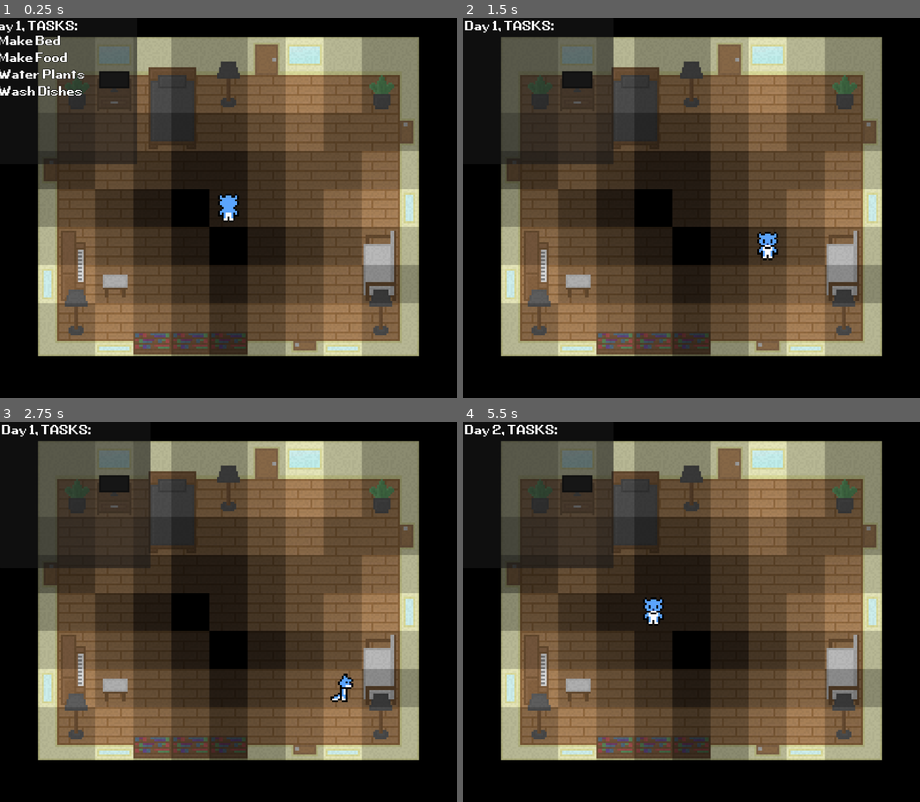
Above: before the commit, frames 1-4 (two rows, left to right).
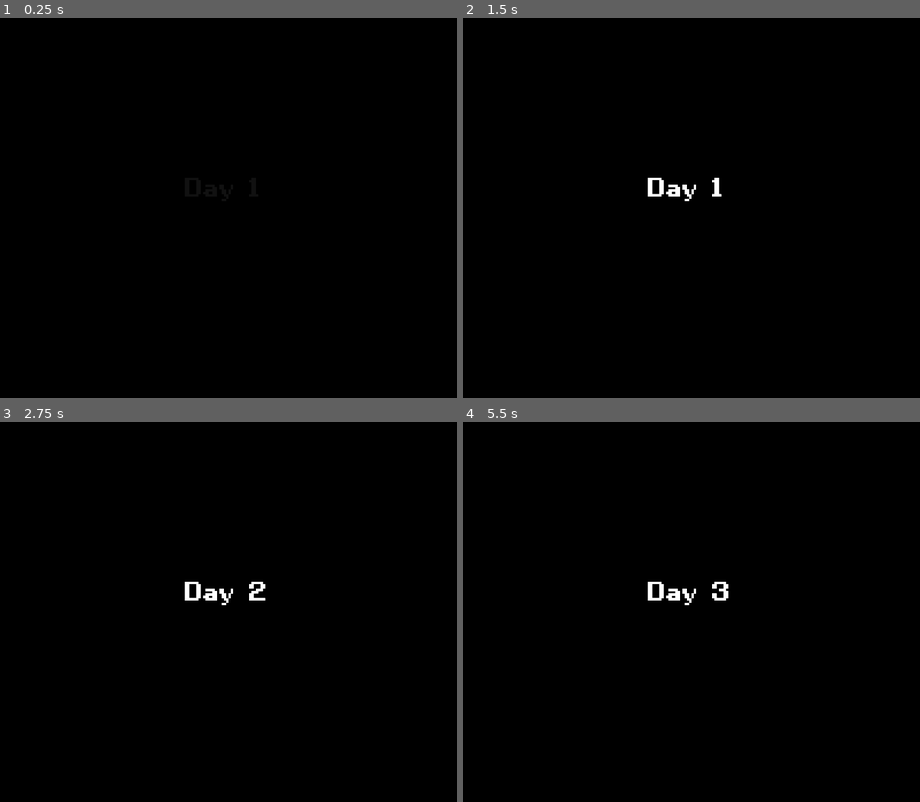
Above: after the commit, the same moments.

Repository: Furryous-Games/Practice-Run---Nyctophobia
Game: Godot game, scene res://scenes/main.tscn
Two runs of this game, one before a commit and one after it. Both use one fixed random seed, a clock stepped at 60 frames per second and the inputs below.
Inputs:
- Up to frame 1 (0.25 s): no input
- Up to frame 2 (1.5 s): hold Right (move_right) 0.53-1.28 s; hold Backspace (Interact2) 0.53-1.28 s; tap E (interact) at 0.8, 1.35 s; hold Down (move_down) from 1.28 s (still down)
- Up to frame 3 (2.75 s): tap Tab (toggle_task_list) at 1.55 s; release Down (move_down) at 2.03 s; hold Right (move_right) from 2.03 s (still down); hold Tab (toggle_task_list) from 2.03 s (still down); tap Backspace (Interact2) at 2.3 s
- Up to frame 4 (5.5 s): release Right (move_right) at 2.78 s; release Tab (toggle_task_list) at 2.78 s; hold Up (move_up) 2.78-3.53 s; tap Backspace (Interact2) at 2.85, 4.55 s; tap E (interact) at 3.05, 5.3 s; tap Enter at 3.5 s; hold E (interact) 3.53-4.28 s; hold Left (move_left) 3.53-5.03 s; tap Tab (toggle_task_list) at 3.8, 4.35 s; tap Space at 5 s; hold Down (move_down) from 5.03 s (still down); hold Backspace (Interact2) from 5.03 s (still down)

The runs differ from the first frame. In frame 1, 69% of the frame differs, in the area x 0-92%, y 0-90%; in frame 2, 68%; in frame 3, 68%; in frame 4, 69%.

Commit message:
Developed the basis for day transitions
- Added fade in and out before and after each day, and text signifying the next day.
- Added basic object interaction for bookshelves, plants, countertops, and sinks

Diff:
--- a/Nyctophobia Game/scenes/main.tscn
+++ b/Nyctophobia Game/scenes/main.tscn
@@ -158,6 +158,13 @@
 tile_size = Vector2i(20, 20)
 sources/0 = SubResource("TileSetAtlasSource_qgukd")
 
+[sub_resource type="StyleBoxFlat" id="StyleBoxFlat_o6xl0"]
+bg_color = Color(0.0846899, 0.0846899, 0.0846899, 0.862745)
+border_width_right = 6
+border_width_bottom = 6
+border_color = Color(0.359069, 0.359069, 0.359069, 0.901961)
+corner_detail = 1
+
 [node name="Main" type="Node2D"]
 script = ExtResource("1_tefeu")
 
@@ -180,35 +187,60 @@
 script = ExtResource("5_choun")
 
 [node name="Player" parent="." instance=ExtResource("6_ya4ey")]
-position = Vector2(-32, 0)
 
 [node name="Camera" type="Camera2D" parent="."]
 position = Vector2(110, 90)
 
+[node name="SequenceTimer" type="Timer" parent="."]
+one_shot = true
+
 [node name="UI" type="CanvasLayer" parent="."]
 
 [node name="TaskPanel" type="Panel" parent="UI"]
 offset_left = -100.0
-offset_right = 427.0
-offset_bottom = 513.0
-scale = Vector2(0.15, 0.15)
+offset_right = 429.0
+offset_bottom = 318.0
+scale = Vector2(0.17, 0.17)
+theme_override_styles/panel = SubResource("StyleBoxFlat_o6xl0")
 
 [node name="Heading" type="Label" parent="UI/TaskPanel"]
 layout_mode = 2
-offset_left = 7.0
-offset_right = 527.0
-offset_bottom = 56.0
+offset_left = 12.0
+offset_top = 6.0
+offset_right = 526.0
+offset_bottom = 62.0
 label_settings = ExtResource("7_o6xl0")
 
-[node name="List" type="VBoxContainer" parent="UI/TaskPanel"]
+[node name="TaskListDisplay" type="VBoxContainer" parent="UI/TaskPanel"]
 layout_mode = 2
-offset_left = 7.0
-offset_top = 53.0
-offset_right = 527.0
-offset_bottom = 513.0
+offset_left = 12.0
+offset_top = 71.0
+offset_right = 529.0
+offset_bottom = 294.0
 
 [node name="AutoToggle" type="Timer" parent="UI"]
-wait_time = 5.0
+wait_time = 4.0
 one_shot = true
 
+[node name="UpdateTaskList" type="Timer" parent="UI"]
+wait_time = 0.7
+one_shot = true
+
+[node name="ScreenFade" type="ColorRect" parent="UI"]
+offset_right = 250.0
+offset_bottom = 200.0
+color = Color(0, 0, 0, 1)
+
+[node name="Day" type="Label" parent="UI/ScreenFade"]
+self_modulate = Color(1, 1, 1, 0)
+layout_mode = 0
+offset_left = 97.0
+offset_top = 81.0
+offset_right = 194.0
+offset_bottom = 137.0
+scale = Vector2(0.3, 0.3)
+label_settings = ExtResource("7_o6xl0")
+
+[connection signal="timeout" from="SequenceTimer" to="." method="_on_sequence_timeout"]
 [connection signal="timeout" from="UI/AutoToggle" to="." method="_on_auto_toggle_timeout"]
+[connection signal="timeout" from="UI/UpdateTaskList" to="." method="_on_update_task_list_timeout"]
--- a/Nyctophobia Game/scripts/main_script.gd
+++ b/Nyctophobia Game/scripts/main_script.gd
@@ -45,7 +45,6 @@
 const WALKABLE_OBJECTS := ["book_shelf"]
 
 # Holds information about the size of the house in "rooms x rooms"
-
 const HOUSE_SIZE = Vector2i(4, 3)
 
 # Holds information about the size of each room on the tilemap
@@ -54,19 +53,30 @@
 
 # All tasks and their information
 const TASK_LIBRARY := {
-	"Make Bed": {"Weight": 1, "Abnormality": 0},
+	#"Make Bed": {"Weight": 1, "Abnormality": 0, "type": "bed"},
 	"Water Plants": {"Weight": 1, "Abnormality": 0},
 	"Make Food": {"Weight": 1, "Abnormality": 0},
 	"Wash Dishes": {"Weight": 1, "Abnormality": 0},
 	"Organize Bookshelf": {"Weight": 1, "Abnormality": 0},
 }
 
+# Timer wait times
+const TIMER := {
+	"toggle_on": 1,
+	"toggle_off": 5,
+	"toggle_tween": 0.4,
+	"fade_in_tween": 1,
+	"fade_out": 1.5,
+	"fade_out_l": 2,
+}
+
 # Master grid for information about the house
 var house_grid: Array = []
 var curr_room := Vector2i(0, 0)
 
 # Holds information regarding the default room lighting
 
+# 1-6, Bright -> Dark
 var room_lighting: int = 6 # 6
 var window_emission: int = 1 # 1
 var lamp_emission: int = 2 # 2
@@ -79,11 +89,21 @@
 # What tasks are added to the selection pool according to their abnormality
 var abnormality_level: int = 0
 
-# Holds information regarding tasks
-var task_list: Array
+
+# The number of tasks each day
 var task_quantity: int = 4
-var task_list_open := false
-var completed_tasks: Array
+# The daily tasks
+var task_list: Array[String]
+# Assosiates each task_node's id with their respective task
+var task_node_id: Dictionary
+# Stores the completed task for complete_task()
+var completed_task: String
+# Is the task list display is toggled on
+var is_task_list_toggled := false
+# Can the player toggle the task list display
+var toggle_lock := false
+# Animation sequences on day start
+var day_sequence: int = 0
 
 @onready var room_tilemap: TileMapLayer = $"TileSets/RoomTileMap"
 @onready var objects_tilemap: TileMapLayer = $TileSets/ObjectsTileMap
@@ -94,10 +114,15 @@
 
 @onready var object_classes: Node = $"ObjectClasses"
 
-@onready var task_panel: Panel = $UI/TaskPanel
+@onready var sequence_timer: Timer = $SequenceTimer
+@onready var ui_screen_fade: ColorRect = $UI/ScreenFade
+@onready var ui_day: Label = $UI/ScreenFade/Day
+
+@onready var ui_task_panel: Panel = $UI/TaskPanel
 @onready var ui_heading: Label = $UI/TaskPanel/Heading
-@onready var ui_list: VBoxContainer = $UI/TaskPanel/List
+@onready var ui_task_list: VBoxContainer = $UI/TaskPanel/TaskListDisplay
 @onready var auto_toggle: Timer = $UI/AutoToggle
+@onready var update_task_list: Timer = $UI/UpdateTaskList
 
 
 # Called when the node enters the scene tree for the first time.
@@ -173,78 +198,135 @@
 
 	shadow_tilemap.update_shadows()
 
-	new_day()
-
-	# Test
-	#var new_lamp_object = object_classes.lamp_object.new()
-	#print(new_lamp_object.type)
+	ui_screen_fade.visible = true
+	day_sequence = 1
+	new_day_sequence()
 
 
 # Updates day-sensitive events (tasks, shadow progression, etc.)
-func new_day() -> void:
-	day += 1
-	ui_heading.text = "Day " + str(day) + ", TASKS:"
-
-	## Randomizes Tasks
-	completed_tasks.clear()
+# The animations, etc. to be played sequencially at day start
+func new_day_sequence() -> void:
+	match day_sequence:
+		0: # Screen fade out, lock manual toggling (Day 2+ only)
+			if is_task_list_toggled:
+				toggle_task_list()
+			toggle_lock = true
+
+			var tween_fade: Tween = create_tween().set_ease(Tween.EASE_IN).set_trans(Tween.TRANS_SINE)
+			tween_fade.tween_property(ui_screen_fade, "modulate:a", 2, 1.5)
+			sequence_timer.wait_time = TIMER["fade_out"]
+			sequence_timer.start()
+
+		1: # Set day, lock manual toggling, fade text in
+			toggle_lock = true
+			day += 1
+			ui_day.text = "Day   " + str(day)
+			var tween_text_fade: Tween = create_tween().set_ease(Tween.EASE_IN).set_trans(Tween.TRANS_SINE)
+			tween_text_fade.tween_property(ui_day, "self_modulate:a", 2, 1.5)
+			sequence_timer.wait_time = TIMER["fade_out"]
+			sequence_timer.start()
+
+		2: # Fade text out
+			var tween_text_fade: Tween = create_tween().set_ease(Tween.EASE_IN).set_trans(Tween.TRANS_SINE)
+			tween_text_fade.tween_property(ui_day, "self_modulate:a", 0, 2)
+			sequence_timer.wait_time = TIMER["fade_out_l"]
+			sequence_timer.start()
+
+		3: # Set task list, screen fade in
+			ui_heading.text = "Day " + str(day) + ", TASKS:"
+			add_tasks(true)
+
+			var tween_fade: Tween = create_tween().set_ease(Tween.EASE_IN_OUT).set_trans(Tween.TRANS_SINE)
+			tween_fade.tween_property(ui_screen_fade, "modulate:a", 0, 1.5)
+			sequence_timer.wait_time = TIMER["fade_in_tween"]
+			sequence_timer.start()
+
+		4: # Start auto-toggle-on timer, enables player movement
+			player.can_move = true
+			sequence_timer.wait_time = TIMER["toggle_on"]
+			sequence_timer.start()
+
+		5: # Auto-open task list, start auto-toggle-off timer
+			toggle_task_list()
+			sequence_timer.wait_time = TIMER["toggle_off"]
+			sequence_timer.start()
+
+		6: # Auto-close task list and unlock manual toggling
+			toggle_task_list()
+			toggle_lock = false
+
+		7: # End-of-day task list
+			toggle_task_list()
+			toggle_lock = false
+
+
+func add_tasks(day_start: bool) -> void:
 	task_list.clear()
-
-	# Adds an additional copy of a task to the selection list according to their Weight values, increasing their odds of selection
-	# Filters out tasks whose Abnormality is higher than the abnormality_level
-	var weighted_task_list: Array
-	for task_key in TASK_LIBRARY.keys().filter(func(is_abnormal): return TASK_LIBRARY[is_abnormal]["Abnormality"] <= abnormality_level):
-		for i in TASK_LIBRARY[task_key]["Weight"]:
-			weighted_task_list.append(task_key)
-
-	# Adds tasks, filters out tasks already in list
-	for i in task_quantity:
-		task_list.append(weighted_task_list.filter(func(is_repeat): return is_repeat not in task_list).pick_random())
-
-	# Creates Label nodes for each task as children of ListUI
-	if ui_list.get_child_count() < task_quantity:
-		for i in task_quantity - ui_list.get_child_count():
+	task_node_id.clear()
+
+	if day_start:
+		# Adds an additional copy of a task to the selection list according to their Weight values, increasing their odds of selection
+		# Filters out tasks whose Abnormality is higher than the abnormality_level
+		var weighted_task_list: Array
+		for task_key in TASK_LIBRARY.keys().filter(func(is_abnormal): return TASK_LIBRARY[is_abnormal]["Abnormality"] <= abnormality_level):
+			for i in TASK_LIBRARY[task_key]["Weight"]:
+				weighted_task_list.append(task_key)
+
+		# Adds tasks, filters out tasks already in list
+		for i in task_quantity:
+			task_list.append(weighted_task_list.filter(func(is_repeat): return is_repeat not in task_list).pick_random())
+
+	else:
+		task_list.append_array(["Turn On TV", "Go To Bed"])
+
+	# Creates Label nodes for each task as children of TaskListDisplay
+	if ui_task_list.get_child_count() < (task_quantity if day_start else task_list.size()):
+		for i in (task_quantity if day_start else task_list.size()) - ui_task_list.get_child_count():
 			var task_node := Label.new()
-			task_node.name = task_list[i]
 			task_node.label_settings = preload("res://assets/label_settings/task_lebel.tres")
-			ui_list.add_child(task_node)
+			ui_task_list.add_child(task_node)
+			task_node_id[task_list[i]] = task_node
 
 	# Assigns task name to each task node
 	for task in task_list.size():
-		ui_list.get_child(task).text = "- " + task_list[task]
-
-	# Automattically opens the task list and detoggles it after 5 seconds
-	if not task_list_open:
+		ui_task_list.get_child(task).text = "- " + task_list[task]
+
+
+# Handles input unrelated to the player character.
+func _input(_devent: InputEvent) -> void:
+	# Toggle task list [TAB, C]
+	if Input.is_action_just_pressed(&"toggle_task_list"):
+		if not toggle_lock:
+			toggle_task_list()
+			# Stops the auto toggle timer if the task list is manually detoggled then retoggled before the timer timeout
+			if auto_toggle:
+				auto_toggle.stop()
+
+	# TEST
+	# Advances the day [Backspace, X]
+	if Input.is_action_just_pressed(&"Interact2"):
+		day_sequence = 0
+		new_day_sequence()
+
+
+func complete_task(complete: String) -> void:
+	toggle_lock = true
+	completed_task = complete
+
+	if is_task_list_toggled:
 		toggle_task_list()
+		update_task_list.wait_time = 0.6
+	else:
+		update_task_list.wait_time = 0.1
 	auto_toggle.start()
-
-
-# Handles input unrelated to the player character.
-func _input(event: InputEvent) -> void:
-	# Toggle task list [TAB, C]
-	if Input.is_action_pressed(&"toggle_task_list"):
-		toggle_task_list()
-
-	# TEST
-	# Clears task at index 0 [Backspace, X]
-	if Input.is_action_pressed(&"Interact2"):
-		if ui_list.get_child_count() > 0:
-			task_list.remove_at(0)
-			ui_list.get_child(0).free()
-
-	# TEST
-	if event.as_text() == "Space" and event.is_pressed():
-		new_day()
+	update_task_list.start()
 
 
 # Toggles the task list
 func toggle_task_list() -> void:
-	var tween_panel: Tween = create_tween().set_ease(Tween.EASE_IN if task_list_open else Tween.EASE_OUT).set_trans(Tween.TRANS_CIRC)
-	tween_panel.tween_property(task_panel, "position:x", -100 if task_list_open else 0, 0.4)
-	task_list_open = not task_list_open
-
-	# Stops the auto detoggle timer if the task list is manually detoggled then retoggled before the timer timeout at the beginning of the day
-	if auto_toggle:
-		auto_toggle.stop()
+	var tween_panel: Tween = create_tween().set_ease(Tween.EASE_IN if is_task_list_toggled else Tween.EASE_OUT).set_trans(Tween.TRANS_CIRC)
+	tween_panel.tween_property(ui_task_panel, "position:x", -100 if is_task_list_toggled else 0, 0.4)
+	is_task_list_toggled = not is_task_list_toggled
 
 
 # Change room functions
@@ -252,10 +334,8 @@
 	# Checks if the door is valid and unlocked
 	if (
 			# Checks that the expected room is within bounds
-			new_room.x >= 0
-			and new_room.y >= 0
-			and new_room.x < HOUSE_SIZE.x
-			and new_room.y < HOUSE_SIZE.y
+			new_room.x >= 0 and new_room.y >= 0
+			and new_room.x < HOUSE_SIZE.x and new_room.y < HOUSE_SIZE.y
 	):
 
 		# Defines what door for the program to search for when determining where to place the player in the new room
@@ -315,7 +395,29 @@
 	return Vector2i(-1, -1)
 
 
-# Automatically detoggles the task list's initial auto-opening at the start of the day
+# Increments day_sequence and calls new_day_sequence
+func _on_sequence_timeout() -> void:
+	day_sequence += 1
+	new_day_sequence()
+
+
+# Updates the task list after task completion
+func _on_update_task_list_timeout() -> void:
+	task_list.erase(completed_task)
+	task_node_id[completed_task].free()
+	task_node_id.erase(completed_task)
+
+	if task_list.is_empty():
+		add_tasks(false)
+		sequence_timer.wait_time = TIMER["toggle_on"]
+		sequence_timer.start()
+
+	else:
+		toggle_task_list()
+		toggle_lock = false
+
+
+# Auto matically detoggles the auto toggle
 func _on_auto_toggle_timeout() -> void:
-	if task_list_open:
+	if is_task_list_toggled:
 		toggle_task_list()
--- a/Nyctophobia Game/scripts/object_classes.gd
+++ b/Nyctophobia Game/scripts/object_classes.gd
@@ -1,27 +1,29 @@
+class_name Objects
 extends Node
 
 func get_object_from_furniture_type(type) -> Object:
 	# Defines what furniture type corresponds to what object class
 	return {
-		"book_shelf": null,
+		"book_shelf": book_shelf_object.new(),
 		"piano": null,
 		"small_chair": null,
 		"bench": null,
 		"night_stand": null,
 		"small_night_stand": null,
 		"stool": null,
-		"plant": null,
+		"plant": plant_object.new(),
 		"lamp": lamp_object.new(),
 
-		"bed": null,
+		"bed": bed_object.new(),
 		"small_television": null,
 
-		"countertop": null,
-		"sink": null,
+		"countertop": countertop_object.new(),
+		"sink": sink_object.new(),
 		"oven": null,
 		"fridge": null,
 		"dining_table": null,
 	} [type]
+
 
 class lamp_object:
 	var type := "lamp"
@@ -29,3 +31,39 @@
 
 	func interact() -> void:
 		is_enabled = not is_enabled
+
+
+class book_shelf_object:
+	var type := "Organize Bookshelf"
+	var is_completed
+
+	func interact() -> void:
+		is_completed = true
+
+
+class plant_object:
+	var type := "Water Plants" # associated task
+	var is_completed
+
+	func interact() -> void:
+		is_completed = true
+
+
+class bed_object:
+	var type := "bed"
+
+
+class sink_object:
+	var type := "Wash Dishes"
+	var is_completed
+
+	func interact() -> void:
+		is_completed = true
+
+
+class countertop_object:
+	var type := "Make Food"
+	var is_completed
+
+	func interact() -> void:
+		is_completed = true
--- a/Nyctophobia Game/scripts/player.gd
+++ b/Nyctophobia Game/scripts/player.gd
@@ -8,6 +8,9 @@
 
 # For tweening
 var tween_pos: Tween
+
+# Prevents the player from moving during the fade in
+var can_move := false
 
 # Whether or not a move command is currently being enacted
 var executing := false
@@ -27,7 +30,7 @@
 
 # Handles user inputs
 func _input(event: InputEvent) -> void:
-	if not event.is_pressed() or executing:
+	if not event.is_pressed() or executing or not can_move:
 		return
 
 	# Handles directional inputs
@@ -61,7 +64,11 @@
 		var expected_tile_pos: Vector2i = player_pos + expected_movement[0]
 		var expected_tile_metadata: Dictionary = main_script.house_grid[main_script.curr_room[1]][main_script.curr_room[0]][expected_tile_pos[1]][expected_tile_pos[0]]
 
-		if expected_tile_metadata["type"] != "floor" or (expected_tile_metadata["object_type"] != null and expected_tile_metadata["object_type"] not in main_script.WALKABLE_OBJECTS):
+		if (
+				expected_tile_metadata["type"] != "floor"
+				or (expected_tile_metadata["object_type"] != null
+				and expected_tile_metadata["object_type"] not in main_script.WALKABLE_OBJECTS)
+		):
 			# Sets the animation according to the action
 			match dir:
 				&"move_up": player_sprite.animation = "walk_up"
@@ -111,12 +118,23 @@
 				expected_tile_pos = player_pos + check_tile_pos
 				expected_tile_metadata = main_script.house_grid[main_script.curr_room[1]][main_script.curr_room[0]][expected_tile_pos[1]][expected_tile_pos[0]]
 
+
 				# Checks if the player can interact with the object
 				if expected_tile_metadata["object"] != null:
-					expected_tile_metadata["object"].interact()
+					var tile_object: Object = expected_tile_metadata["object"]
 
-					# Updates the room's shadows
-					main_script.shadow_tilemap.update_shadows()
+					if tile_object.type in main_script.task_list:
+						tile_object.interact()
+						main_script.complete_task(tile_object.type)
+
+					elif tile_object.type == "bed":
+						pass
+
+					elif tile_object.type == "lamp":
+						tile_object.interact()
+						# Updates the room's shadows
+						main_script.shadow_tilemap.update_shadows()
+
 					break
 
 
--- a/Nyctophobia Game/scripts/shadow_tilemap.gd
+++ b/Nyctophobia Game/scripts/shadow_tilemap.gd
@@ -48,7 +48,8 @@
 							# Checks if the checked tile is of type floor, and checks if the brightness is lower than the current lowest brightness
 							if (
 									previous_room[new_tile_location.y][new_tile_location.x]["type"] == "floor"
-									and (lowest_shadow_value == null or previous_room[new_tile_location.y][new_tile_location.x]["brightness"] < lowest_shadow_value["brightness"])
+									and (lowest_shadow_value == null
+									or previous_room[new_tile_location.y][new_tile_location.x]["brightness"] < lowest_shadow_value["brightness"])
 							):
 								# Sets the current lowest brightness to the new lowest brightness
 								lowest_shadow_value = previous_room[new_tile_location.y][new_tile_location.x]
@@ -108,7 +109,8 @@
 						# Checks if the checked tile is of type floor, and checks if the brightness is lower than the current lowest brightness
 						if (
 								room_metadata[new_tile_location.y][new_tile_location.x]["type"] == "floor"
-								and (lowest_shadow_value == null or room_metadata[new_tile_location.y][new_tile_location.x]["brightness"] <= lowest_shadow_value["brightness"])
+								and (lowest_shadow_value == null
+								or room_metadata[new_tile_location.y][new_tile_location.x]["brightness"] <= lowest_shadow_value["brightness"])
 						):
 							# Sets the current lowest brightness to the new lowest brightness
 							lowest_shadow_value = room_metadata[new_tile_location.y][new_tile_location.x].duplicate(true)
@@ -142,7 +144,8 @@
 						# Checks if the tile is a wall corner, and checks if the checked tile's brightness is lower than the current lowest brightness
 						if (
 								(room_metadata[room_y][room_x]["type"] == "wall_corner")
-								and (lowest_shadow_value == null or room_metadata[new_tile_location.y][new_tile_location.x]["brightness"] <= lowest_shadow_value["brightness"])
+								and (lowest_shadow_value == null
+								or room_metadata[new_tile_location.y][new_tile_location.x]["brightness"] <= lowest_shadow_value["brightness"])
 						):
 							# Sets the current lowest brightness to the new lowest brightness
 							lowest_shadow_value = room_metadata[new_tile_location.y][new_tile_location.x].duplicate(true)
Not shown: 1 places in Nyctophobia Game/scenes/main.tscn that only renumber resources
